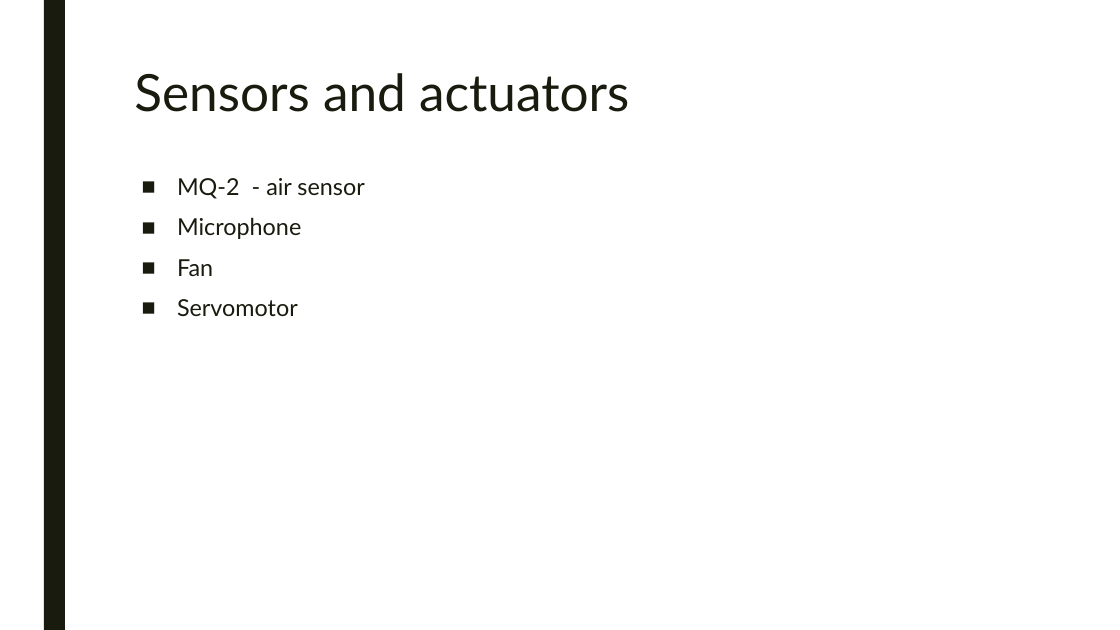
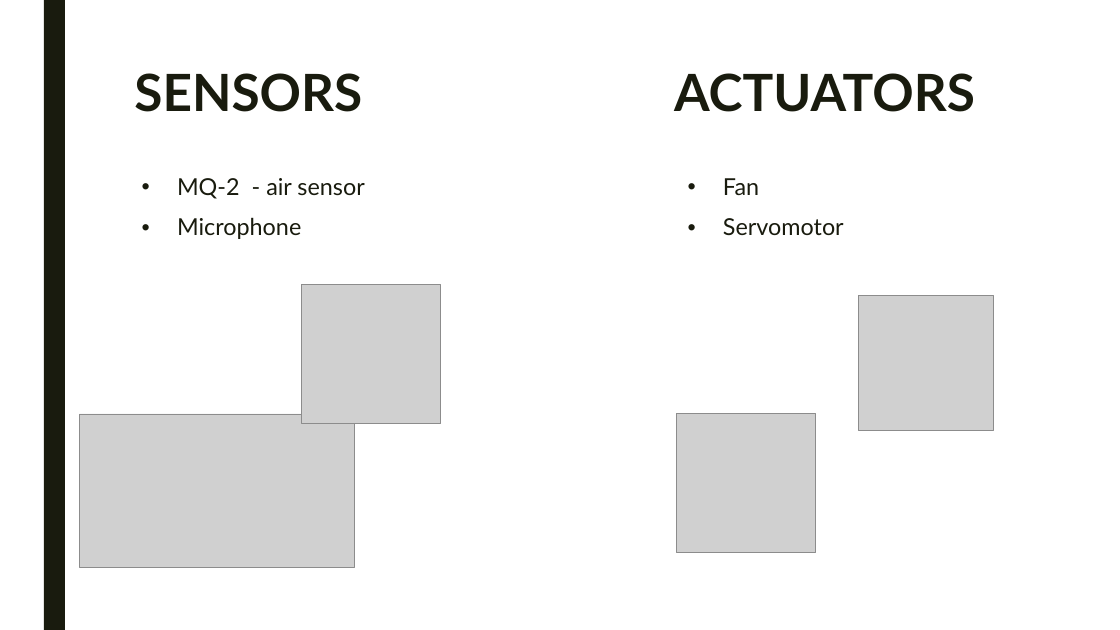
Before and after one commit to LorenzoPecorari/iot_project, a slide deck: slide 3 of presentation/intermediate_pres.pptx. Drawn at 1120x630 pixels with LibreOffice and Linux fonts; fonts in the diff are those of the drawing; grey boxes stand for pictures; background and template pictures are left out. Boxes give left, top, right and bottom in pixels: in the first picture for what was removed or moved away, otherwise in the second. Text is boxed around its words. In the diff, an @@ line names an element or a change of style, - is before the commit and + after.

```diff
--- a/presentation/intermediate_pres.pptx
+++ b/presentation/intermediate_pres.pptx
@@ title at (134,73,975,112): text changed; bold on @@
-Sensors and actuators
+SENSORS ACTUATORS
@@ text "MQ-2 - air sensor" at (177,178,364,239): bullet ■ to • @@
@@ text added at (723,178,844,235), 20 pt, text #191B0E @@
+• Fan
+• Servomotor
@@ text at (177,259,298,316): paragraphs removed @@
-■ Fan
-■ Servomotor
@@ picture added at (302,285,441,424) @@
@@ picture added at (859,296,994,431) @@
@@ picture added at (79,414,355,567) @@
@@ picture added at (676,413,816,553) @@
```
Also in this commit, not shown: 4 other slides changed, 1 slide added, 1 slide removed.
